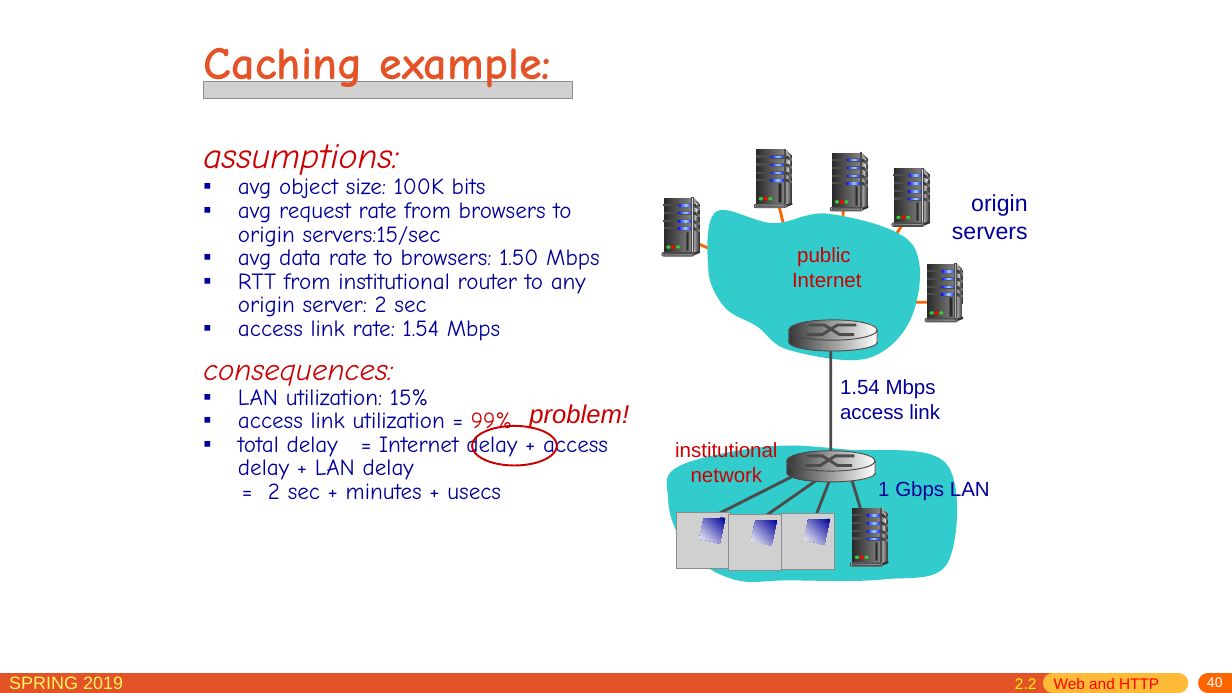
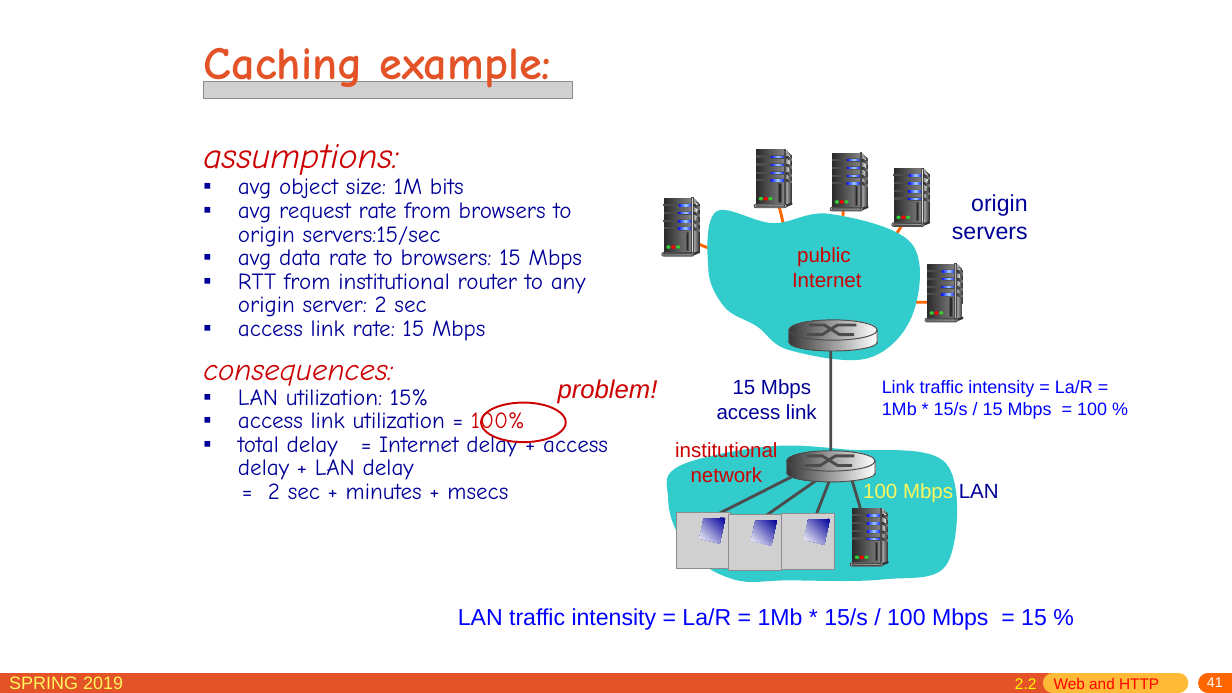
Before and after one commit to jichenghu/PPT_networkDistributed, a slide deck: slide 41 of chapter2.pptx (slide 40 before the commit). Drawn at 1232x693 pixels with LibreOffice and Linux fonts; fonts in the diff are those of the drawing; grey boxes stand for pictures. Boxes give left, top, right and bottom in pixels: in the first picture for what was removed or moved away, otherwise in the second. Text is boxed around its words. In the diff, an @@ line names an element or a change of style, - is before the commit and + after.

```diff
--- a/chapter2.pptx
+++ b/chapter2.pptx
@@ text at [238,178,464,199]: text changed @@
-▪ avg object size: 100K bits
+▪ avg object size: 1M bits
@@ text at [238,246,582,270]: text changed @@
-▪ avg data rate to browsers: 1.50 Mbps
+▪ avg data rate to browsers: 15 Mbps
@@ text at [238,316,485,341]: text changed @@
-▪ access link rate: 1.54 Mbps
+▪ access link rate: 15 Mbps
@@ text "problem!": place and size @@
-text "problem!" at [529,404,629,430]
+text "problem!" at [558,379,658,404]
@@ text "15 Mbps": place and size @@
-text "15 Mbps" at [840,379,940,420]
+text "15 Mbps" at [717,379,817,420]
@@ text at [733,379,811,399]: text changed @@
-1.54 Mbps
+15 Mbps
@@ text added at [882,380,1107,419], 14 pt, text #0000FF @@
+Link traffic intensity = La/R =
+1Mb * 15/s / 15 Mbps = 100 %
@@ text at [238,409,525,436]: text changed @@
-▪ access link utilization = 99%
+▪ access link utilization = 100%
@@ ellipse: place and size @@
-ellipse at [472,426,557,466]
+ellipse at [482,403,567,443]
@@ text at [717,404,817,420]: alignment left to right @@
@@ text at [268,479,508,499]: text changed @@
-= 2 sec + minutes + usecs
+= 2 sec + minutes + msecs
@@ text at [863,483,999,503]: text changed; text colour #000099 to #FFF65C @@
-1 Gbps LAN
+100 Mbps LAN
@@ text added at [458,608,1047,630], 18 pt, text #0000FF @@
+LAN traffic intensity = La/R = 1Mb * 15/s / 100 Mbps = 15 %
@@ page number at [1207,677,1223,687]: text changed @@
-40
+41
```
Also in this commit, not shown: 56 other slides changed, 1 slide added, 1 other file.
